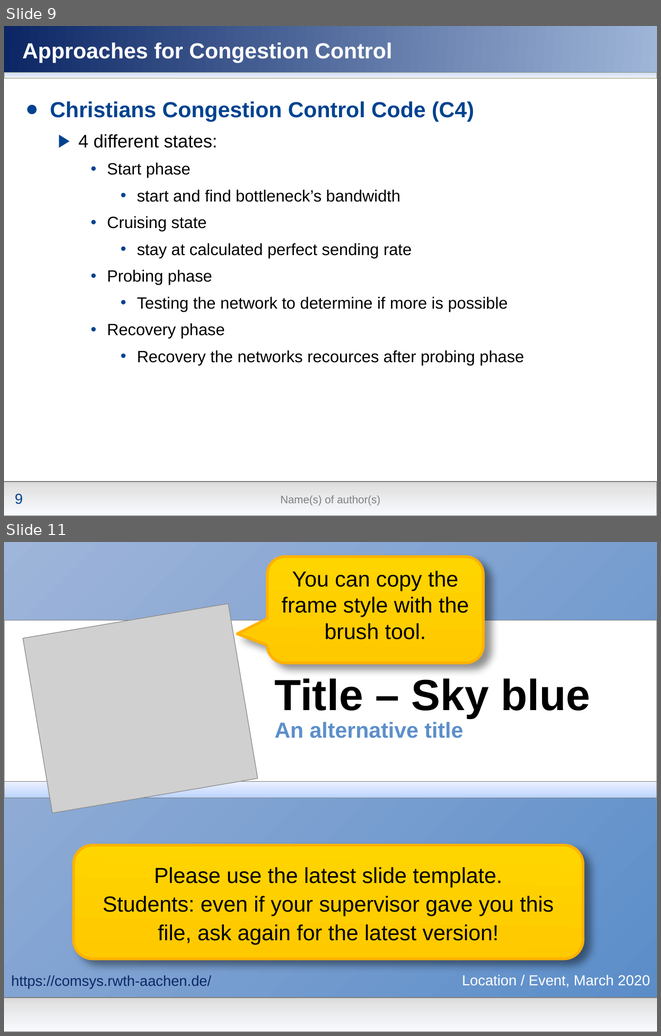
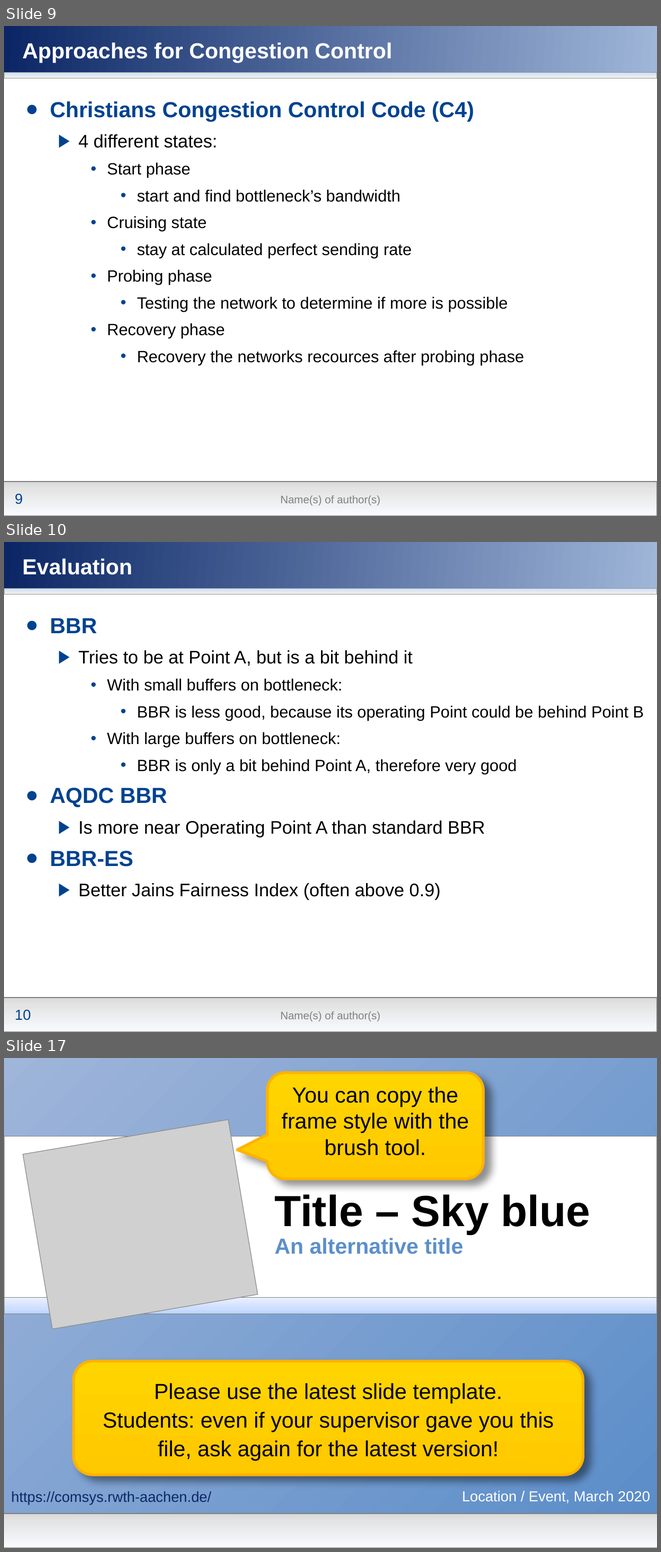
Before and after one commit to nochlachstdu/Seminararbeit, a slide deck: Modern_Congestion_Control.pptx. Shown one above the other, each under a label of ours: slides 9 and 11 before the commit, slides 9, 10 and 17 after it; the slides between them are not shown. The pictures are 661x1036 and 661x1552 pixels, drawn with LibreOffice and Linux fonts; fonts in the diff are those of the drawing; grey boxes stand for pictures; background and template pictures are left out. Boxes give left, top, right and bottom in pixels: in the first picture for what was removed or moved away, otherwise in the second. Text is boxed around its words. In the diff, an @@ line names an element or a change of style, - is before the commit and + after.

```diff
--- a/Modern_Congestion_Control.pptx
+++ b/Modern_Congestion_Control.pptx
@@ slide 10 added at (4, 542, 657, 1032), background gradient #00418F to #5677C1; not listed: 6 template elements that a slide beside it also shows @@
@@ title added at (23, 558, 133, 575), 24 pt, text #FFFFFF, bold @@
+Evaluation
@@ text added at (50, 618, 644, 900), 18 pt, text #000000 @@
+● BBR
+  ▶ Tries to be at Point A, but is a bit behind it
+    • With small buffers on bottleneck:
+      • BBR is less good, because its operating Point could be behind Point B
+    • With large buffers on bottleneck:
+      • BBR is only a bit behind Point A, therefore very good
+● AQDC BBR
+  ▶ Is more near Operating Point A than standard BBR
+● BBR-ES
+  ▶ Better Jains Fairness Index (often above 0.9)
@@ what was slide 11 is now slide 17 @@
```
Also in this commit, not shown: 6 other slides added, 1 slide removed.
